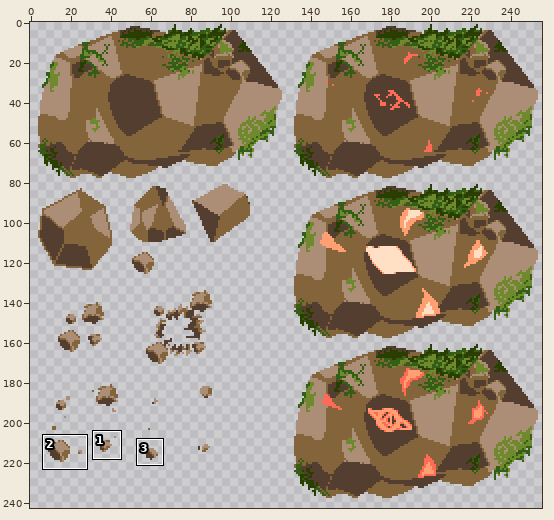
One commit to this sprite sheet: SilverGirlStrike/Assets/Resource/CharacterGraphics/boss.png. Above: a wide view before the commit, with the close-up outlined.
Close-up. Before the commit:
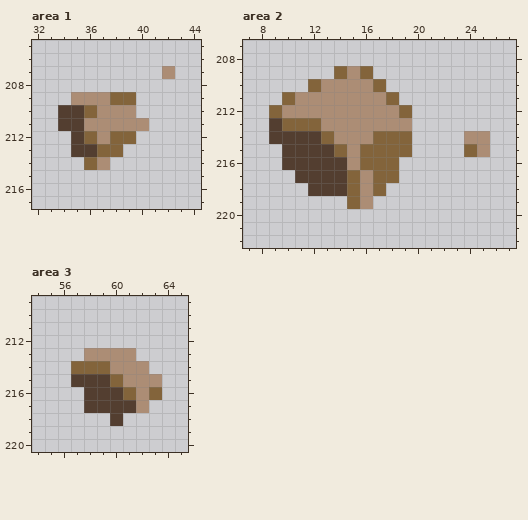
The file is 256x256 pixels. Shown: area 1: x 32..44, y 205..217; area 2: x 7..27, y 207..222; area 3: x 54..65, y 209..220. The wide view leaves out empty margins. The commit also changed other parts of the picture, which this record leaves out.
New version:
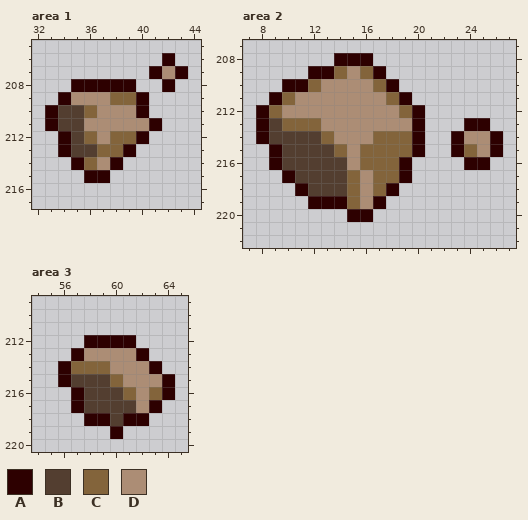
Palette (. is transparent): A #2d0000  B #533e30  C #83643b  D #ac8d75
Difference:
--- area 1
@@ x 32..44 @@
 205 .............
-206 .............
-207 ..........D..
-208 .............
-209 ...DDDCC.....
-210 ..BBCDDD.....
-211 ..BBDDDDD....
-212 ...BCDCC.....
-213 ...BBCC......
-214 ....CD.......
-215 .............
+206 ..........A..
+207 .........ADA.
+208 ...AAAAA..A..
+209 ..ADDDCCA....
+210 .ABBCDDDA....
+211 .ABBDDDDDA...
+212 ..ABCDCCA....
+213 ..ABBCCA.....
+214 ...ACDA......
+215 ....AA.......
 216 .............
--- area 2
@@ x 7..27 @@
 207 .....................
-208 .....................
-209 .......CDC...........
-210 .....CDDDDC..........
-211 ...CDDDDDDDC.........
-212 ..CDDDDDDDDDC........
-213 ..BCCCDDDDDDD........
-214 ..BBBBCDDDCCC....DD..
-215 ...BBBBCDCCCC....CD..
-216 ...BBBBBDCCC.........
-217 ....BBBBCDCC.........
-218 .....BBBCDC..........
-219 ........CD...........
-220 .....................
+208 .......AAA...........
+209 .....AACDCA..........
+210 ...AACDDDDCA.........
+211 ..ACDDDDDDDCA........
+212 .ACDDDDDDDDDCA.......
+213 .ABCCCDDDDDDDA...AA..
+214 .ABBBBCDDDCCCA..ADDA.
+215 ..ABBBBCDCCCCA..ACDA.
+216 ..ABBBBBDCCCA....AA..
+217 ...ABBBBCDCCA........
+218 ....ABBBCDCA.........
+219 .....AAACDA..........
+220 ........AA...........
 221 .....................
--- area 3
@@ x 54..65 @@
 211 ............
-212 ............
-213 ....DDDD....
-214 ...CCCDDD...
-215 ...BBBCDDD..
-216 ....BBBCDC..
-217 ....BBBBD...
-218 ......B.....
-219 ............
+212 ....AAAA....
+213 ...ADDDDA...
+214 ..ACCCDDDA..
+215 ..ABBBCDDDA.
+216 ...ABBBCDCA.
+217 ...ABBBBDA..
+218 ....AABAA...
+219 ......A.....
 220 ............
Changed places in both close-ups, as pixel boxes (x1, y1, x2, y2):
added: (45, 53, 188, 183)
added: (256, 53, 503, 222)
added: (58, 335, 175, 439)
